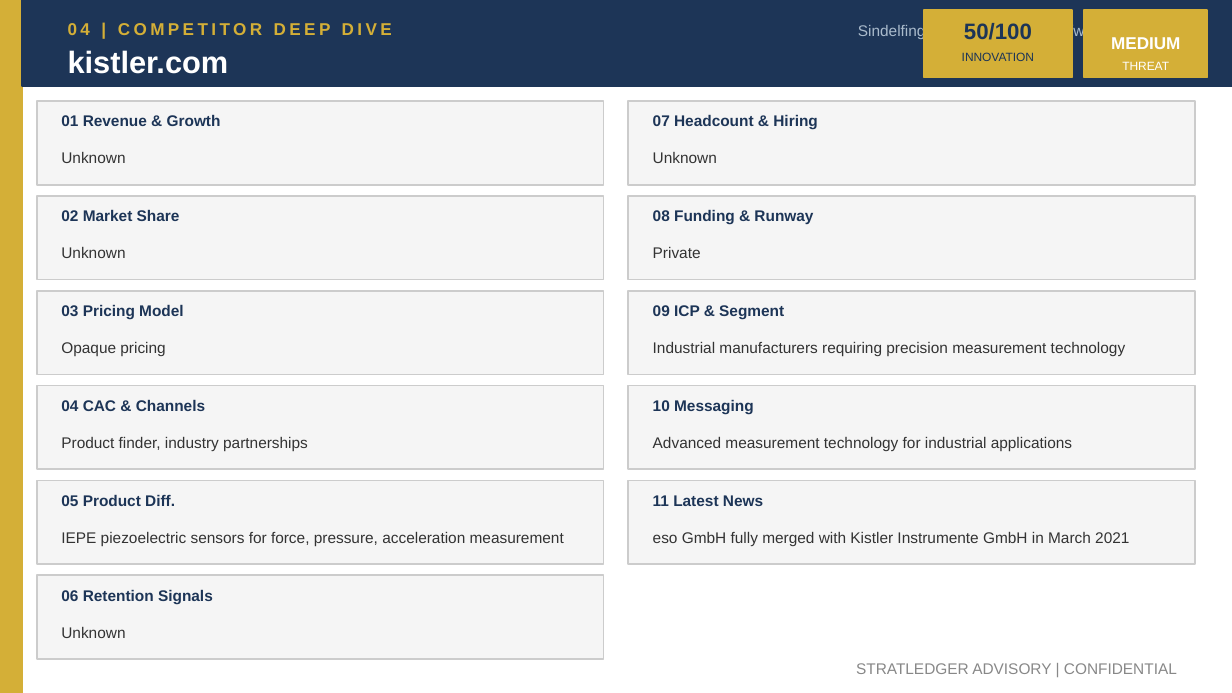
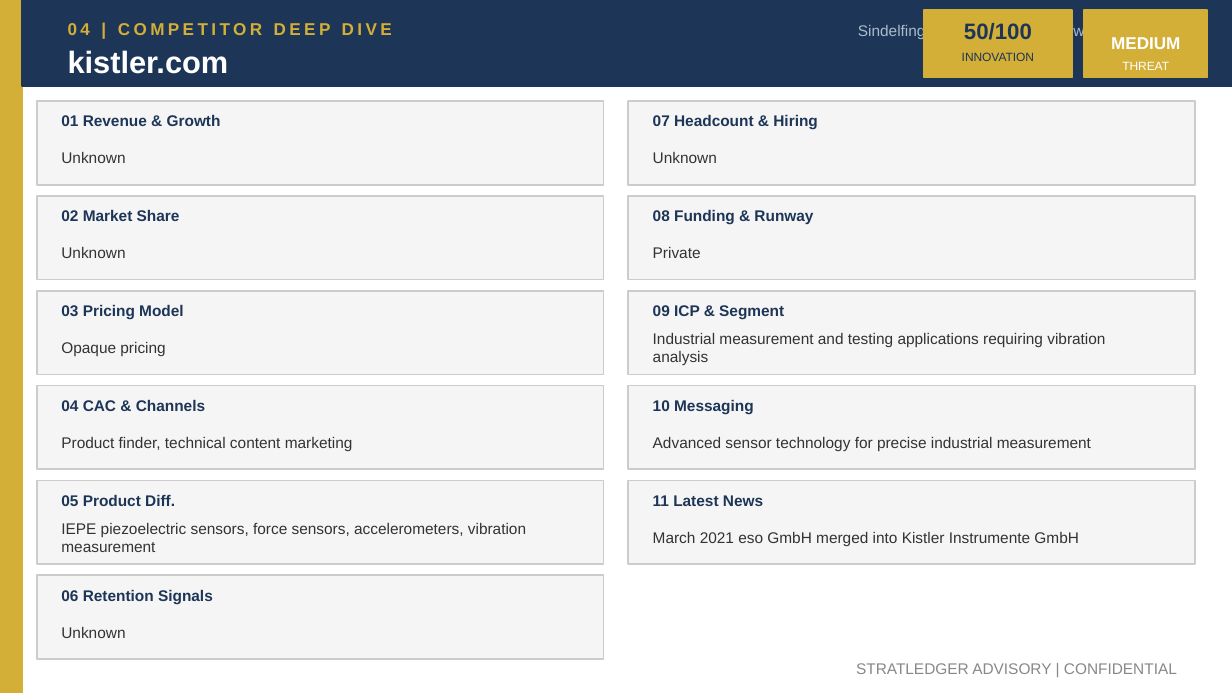
Before and after one commit to apexmakeshop-dot/droplet-commands, a slide deck: slide 7 of mesh_bioplastics_CI_Report.pptx. Drawn at 1232x693 pixels with LibreOffice and Linux fonts; fonts in the diff are those of the drawing. Boxes give left, top, right and bottom in pixels: in the first picture for what was removed or moved away, otherwise in the second. Text is boxed around its words. In the diff, an @@ line names an element or a change of style, - is before the commit and + after.

```diff
--- a/mesh_bioplastics_CI_Report.pptx
+++ b/mesh_bioplastics_CI_Report.pptx
@@ text at (653,333,1105,365): text changed @@
-Industrial manufacturers requiring precision measurement technology
+Industrial measurement and testing applications requiring vibration analysis
@@ text at (61,437,353,451): text changed @@
-Product finder, industry partnerships
+Product finder, technical content marketing
@@ text at (653,437,1091,451): text changed @@
-Advanced measurement technology for industrial applications
+Advanced sensor technology for precise industrial measurement
@@ text at (61,523,526,552): text changed @@
-IEPE piezoelectric sensors for force, pressure, acceleration measurement
+IEPE piezoelectric sensors, force sensors, accelerometers, vibration measurement
@@ text at (653,532,1079,546): text changed @@
-eso GmbH fully merged with Kistler Instrumente GmbH in March 2021
+March 2021 eso GmbH merged into Kistler Instrumente GmbH
```
Also in this commit, not shown: 4 other slides changed.
